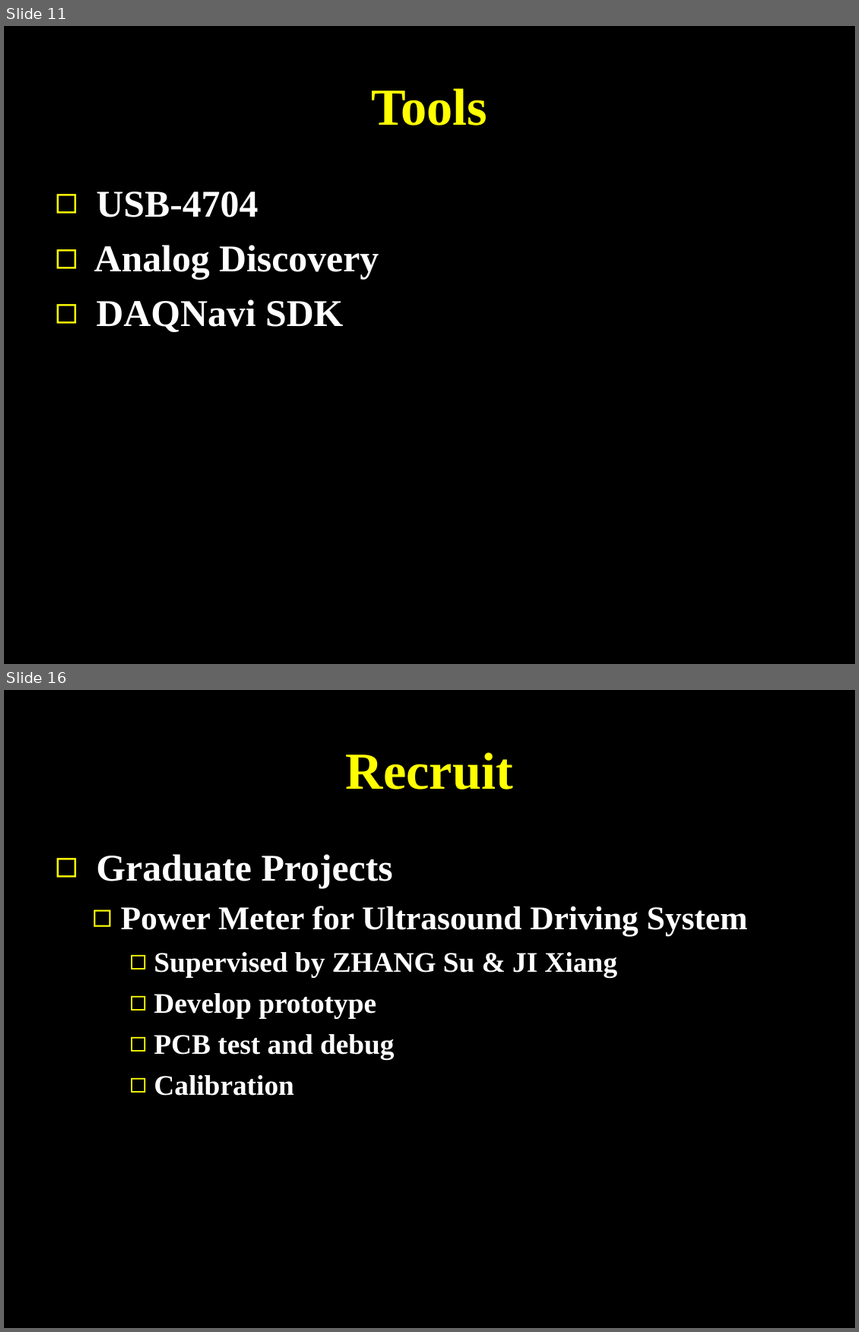
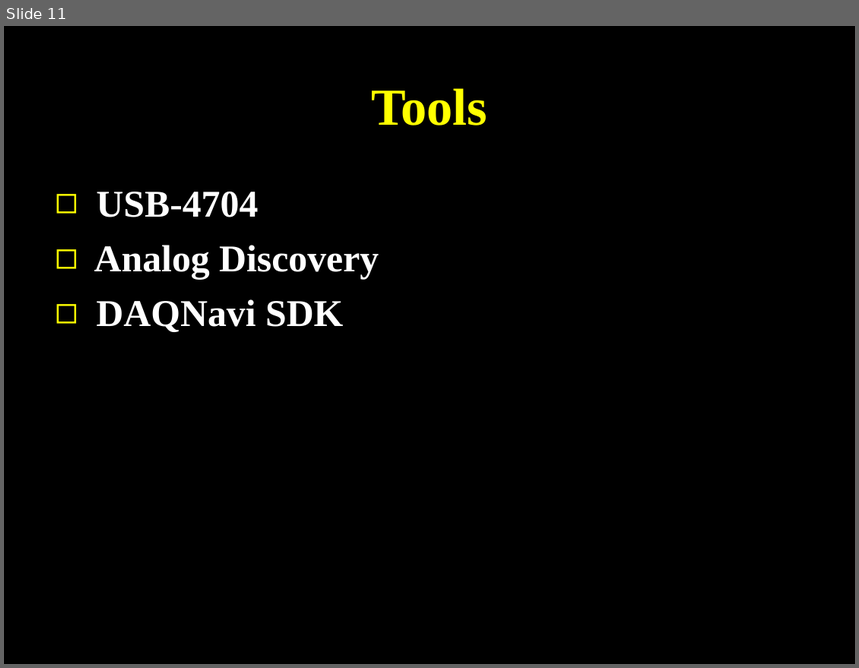
Before and after one commit to SJTUCourse/BI450, a slide deck: Lectures/2016 Fall/Lecture 1/Lecture 1.ppt. Shown one above the other, each under a label of ours: slides 11 and 16 before the commit, slide 11 after it; the slides between them are not shown. The pictures are 859x1332 and 859x668 pixels, drawn with LibreOffice and Linux fonts; fonts in the diff are those of the drawing. Boxes give left, top, right and bottom in pixels: in the first picture for what was removed or moved away, otherwise in the second. Text is boxed around its words. In the diff, an @@ line names an element or a change of style, - is before the commit and + after.

Commit message:
Update Lecture 2 & Project 2
Add the Lecture 2 and Project 2

```diff
--- a/Lectures/2016 Fall/Lecture 1/Lecture 1.ppt
+++ b/Lectures/2016 Fall/Lecture 1/Lecture 1.ppt
@@ slide 16 removed at [4,690,855,1328], background #000000 @@
@@ title removed at [346,752,513,790] @@
-Recruit
@@ text removed at [96,854,748,1096] @@
-◻ Graduate Projects
-  ◻ Power Meter for Ultrasound Driving System
-    ◻ Supervised by ZHANG Su & JI Xiang
-    ◻ Develop prototype
-    ◻ PCB test and debug
-    ◻ Calibration
```
Also in this commit, not shown: 4 other slides removed, 2 other files.
